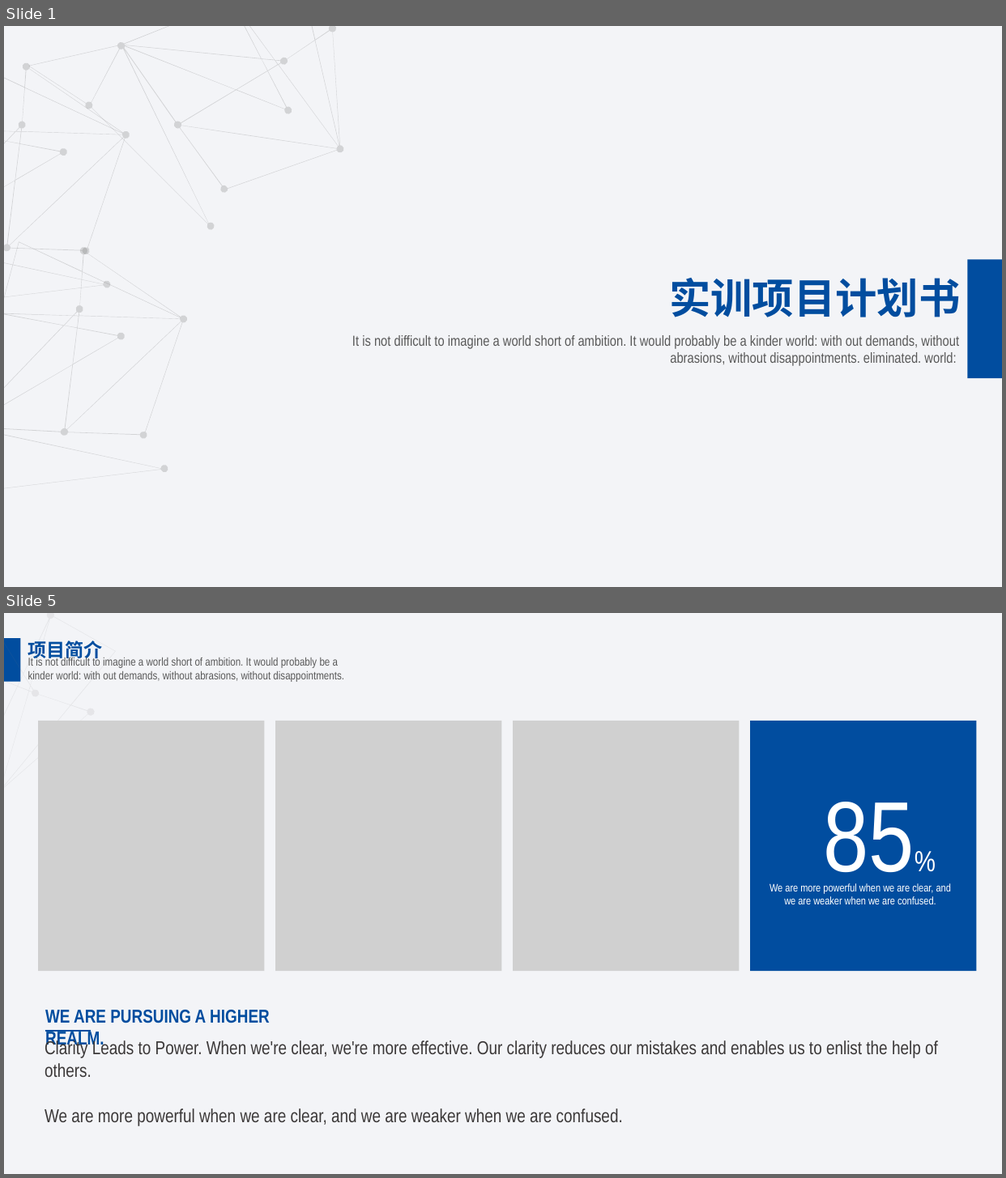
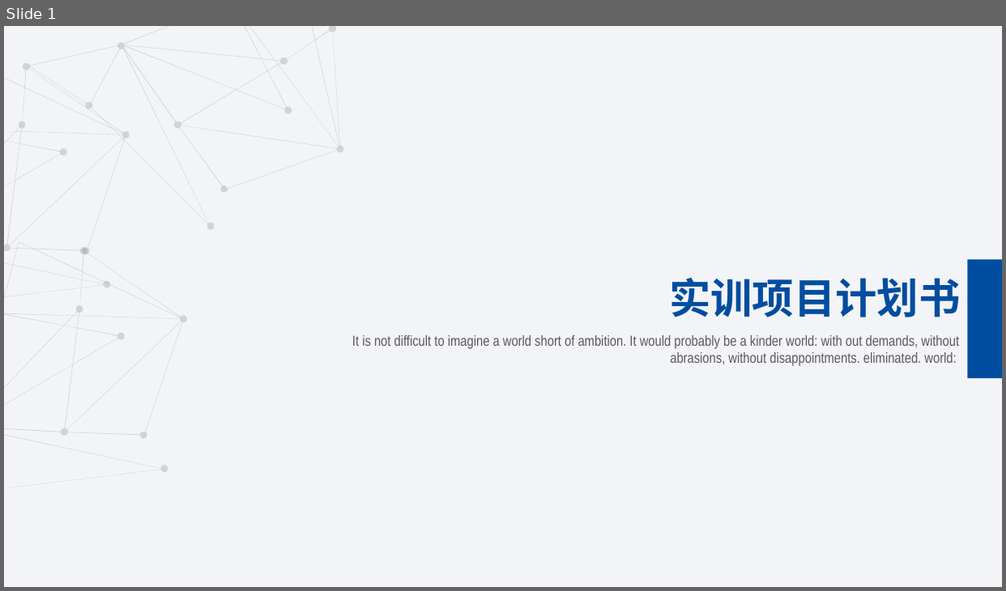
Before and after one commit to mikumiku-music39/shixun2, a slide deck: 实训项目计划书.pptx. Shown one above the other, each under a label of ours: slides 1 and 5 before the commit, slide 1 after it; the slides between them are not shown. The pictures are 1006x1178 and 1006x591 pixels, drawn with LibreOffice and Linux fonts; fonts in the diff are those of the drawing; grey boxes stand for pictures. Boxes give left, top, right and bottom in pixels: in the first picture for what was removed or moved away, otherwise in the second. Text is boxed around its words. In the diff, an @@ line names an element or a change of style, - is before the commit and + after.

```diff
--- a/实训项目计划书.pptx
+++ b/实训项目计划书.pptx
@@ slide 5 removed at bbox=[4, 613, 1002, 1174], background #F3F4F7 @@
@@ freeform shape removed at bbox=[4, 613, 135, 816] @@
@@ rectangle removed at bbox=[4, 638, 20, 682] @@
@@ text removed at bbox=[28, 641, 103, 661] @@
-项目简介
@@ text removed at bbox=[28, 656, 344, 682] @@
-It is not difficult to imagine a world short of ambition. It would probably be a kinder world: with out demands, without abrasions, without disappointments.
@@ group removed at bbox=[39, 721, 977, 972]: 3 pictures, 1 rectangle @@
@@ text removed at bbox=[824, 802, 914, 889] @@
-85%
@@ text removed at bbox=[769, 884, 951, 905] @@
-We are more powerful when we are clear, and we are weaker when we are confused.
@@ text removed at bbox=[45, 1010, 270, 1050] @@
-WE ARE PURSUING A HIGHER REALM.
@@ text removed at bbox=[44, 1040, 938, 1127] @@
-Clarity Leads to Power. When we're clear, we're more effective. Our clarity reduces our mistakes and enables us to enlist the help of others.
-We are more powerful when we are clear, and we are weaker when we are confused.
@@ line removed from (45, 1031) to (90, 1031) @@
```
Also in this commit, not shown: 22 slides changed, 2 slides added, 2 other slides removed, 3 other files.
